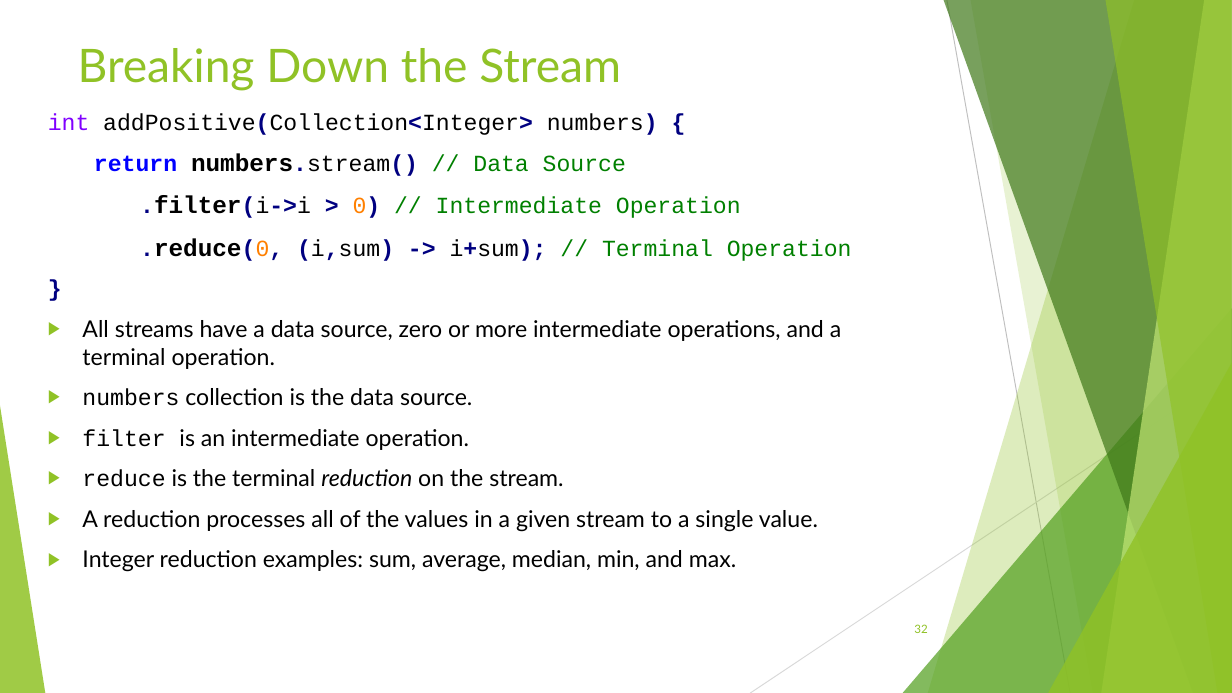
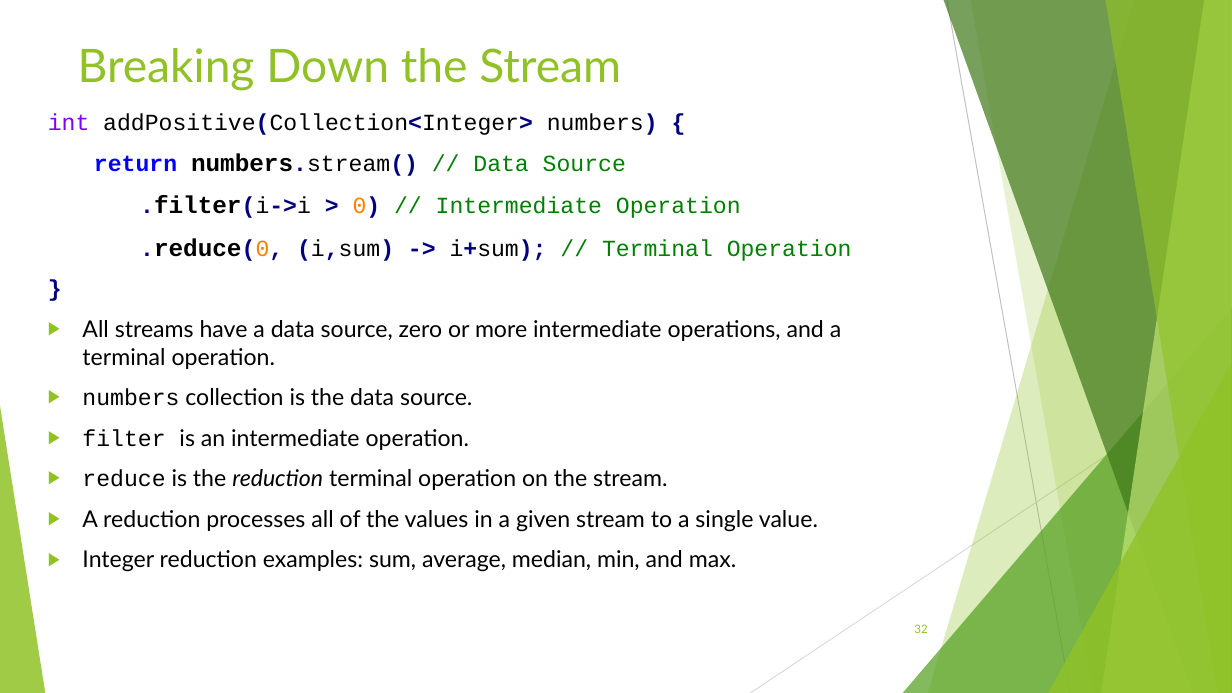
Before and after one commit to RichardRoda/2017-CodePaLOUsa-Lambda, a slide deck: slide 32 of Learning to Love the Lambda in the Stream.pptx. Drawn at 1232x693 pixels with LibreOffice and Linux fonts; fonts in the diff are those of the drawing. Boxes give left, top, right and bottom in pixels: in the first picture for what was removed or moved away, otherwise in the second. Text is boxed around its words. In the diff, an @@ line names an element or a change of style, - is before the commit and + after.

```diff
--- a/Learning to Love the Lambda in the Stream.pptx
+++ b/Learning to Love the Lambda in the Stream.pptx
@@ text at (82, 469, 667, 490): text changed @@
-▶ reduce is the terminal reduction on the stream.
+▶ reduce is the reduction terminal operation on the stream.
```
Also in this commit, not shown: 14 other slides changed, 1 other file.
